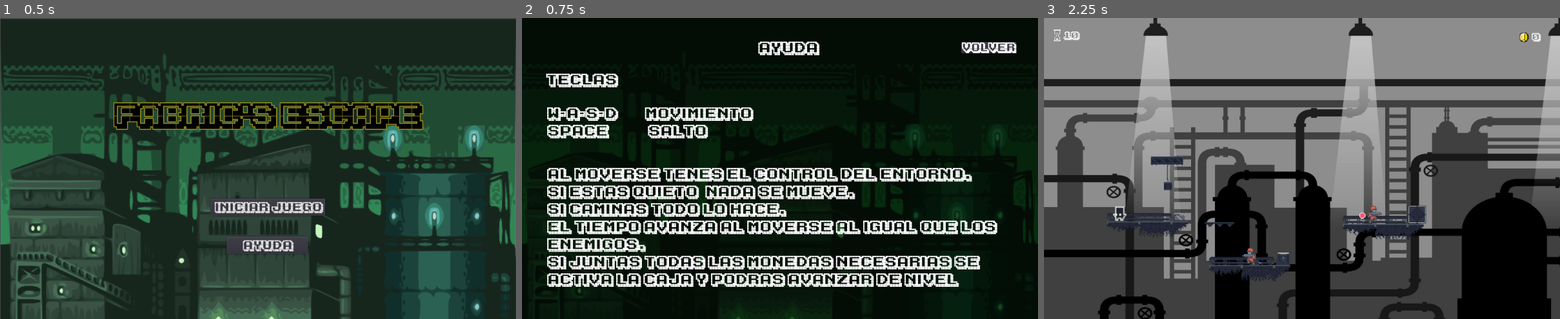
Above: before the commit, frames 1-3 (left to right).
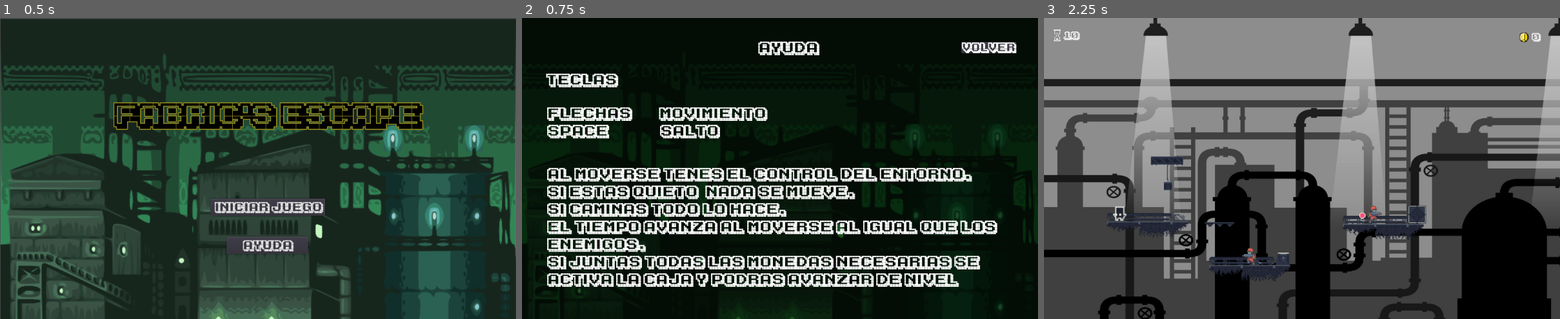
Above: after the commit, the same moments.

Repository: sennedjem/-unq-ipv-minion3
Game: Godot game, scene res://Resources/EscenaInicial.tscn
Two runs of this game, one before a commit and one after it. Both use one fixed random seed, a clock stepped at 60 frames per second and the inputs below. Sound files missing from this copy of the repository are replaced by a short silence.
Inputs:
- Up to frame 1 (0.5 s): no input
- Up to frame 2 (0.75 s): click "Ayuda" at 0.5 s
- Up to frame 3 (2.25 s): click "VOLVER" at 1.25 s; click "Iniciar juego" at 2 s

Frame 1 is identical in both runs. In frame 2, 1.7% of the frame differs, in the area x 5-48%, y 29-41%; in frame 3, nothing differs.

Commit message:
Cambio en ayuda

Diff:
--- a/Resources/Ayuda.tscn
+++ b/Resources/Ayuda.tscn
@@ -46,8 +46,8 @@
 margin_bottom = 240.624
 rect_pivot_offset = Vector2( 68.8159, 33.5 )
 custom_fonts/font = SubResource( 2 )
-text = "w-a-s-d       Movimiento
-space          salto"
+text = "flechas       Movimiento
+space             salto"
 __meta__ = {
 "_edit_use_anchors_": false
 }
